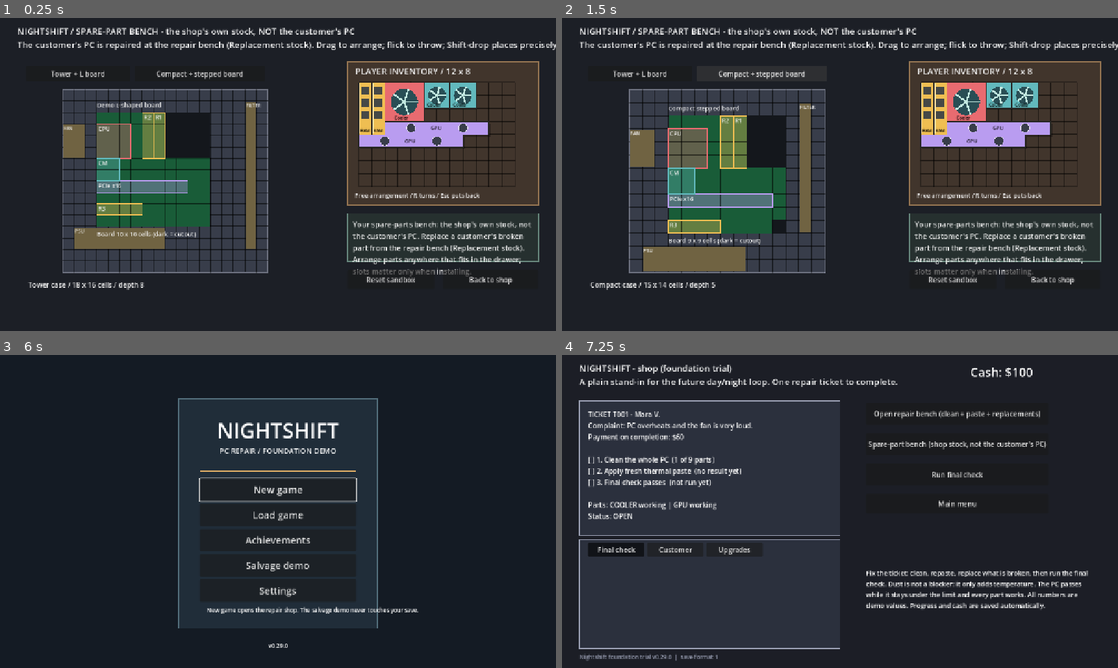
Above: before the commit, frames 1-4 (two rows, left to right).
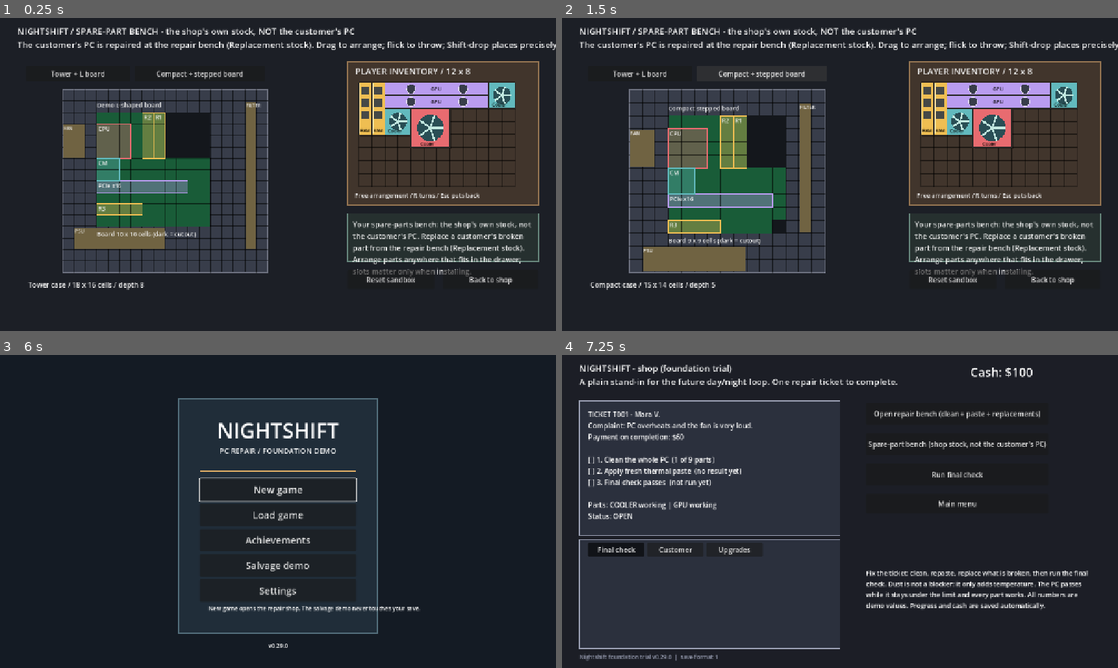
Above: after the commit, the same moments.

Repository: 123rearearcode/nighshift_real
Game: Godot game, scene res://scenes/main.tscn
The game is run twice, just before and just after one commit, with the same random seed, the same clock (stepped at 60 frames per second) and the same inputs. This scene is started directly instead of the project's main scene.
Inputs:
- Up to frame 1 (0.25 s): no input
- Up to frame 2 (1.5 s): click "Tower + L board" at 0.5 s; click "Compact + stepped board" at 1.25 s
- Up to frame 3 (6 s): click "Tower + L board" at 2 s; click "Compact + stepped board" at 2.75 s; click "Tower + L board" at 3.5 s; click "Compact + stepped board" at 4.25 s; click "Back to shop" at 5 s; click "Main menu" at 5.75 s
- Up to frame 4 (7.25 s): click "Load game" at 6.5 s

The runs differ from the first frame. In frame 1, 3.7% of the frame differs, in the area x 64-93%, y 20-42%; in frame 2, 3.7%; in frame 3, 0.7%; in frame 4, nothing differs.

Commit message:
Fix CI failures: CPU kept on load, drawer packing order, menu label, spawn test
The load validator only accepted ram/gpu/cooler records, so the demo CPU was
dropped on every reload (and old saves never gained one). The CPU now sits
last in the starter list so earlier drawer items keep their cells, the menu
status box has room for two lines, and the cargo-spawn test pins a real
blocker instead of racing gravity.

Co-Authored-By: Claude Sonnet 5.5 <noreply@anthropic.com>
Claude-Session: https://claude.ai/code/session_01RRHyDEgCNWig31UsohEBJ7

Diff:
--- a/scripts/data/layout.gd
+++ b/scripts/data/layout.gd
@@ -35,4 +35,4 @@
 const WORKSHOP_STATUS := Rect2(800, 450, 440, 110)
 
 # Start screen
-const START_CARD := Rect2(410, 100, 460, 528)   # fits five menu buttons and the status line (0.29.0)
+const START_CARD := Rect2(410, 100, 460, 540)   # fits five menu buttons and the status line (0.29.0)
--- a/scripts/state/game_state.gd
+++ b/scripts/state/game_state.gd
@@ -204,11 +204,12 @@
 func _starter_inventory() -> Array:
     return [{"uid":"trial_ram_a","kind":"ram","tier":"similar","owner":"player","condition":"working"},
         {"uid":"trial_ram_b","kind":"ram","tier":"similar","owner":"player","condition":"working"},
-        {"uid":"stock_cpu_demo","kind":"cpu","tier":"similar","owner":"player","condition":"working"},
         {"uid":"trial_gpu","kind":Ids.GPU,"tier":"similar","owner":"player","condition":"working"},
         {"uid":"stock_gpu_budget","kind":Ids.GPU,"tier":"budget","owner":"player","condition":"working"},
         {"uid":"stock_cooler_similar","kind":Ids.COOLER,"tier":"similar","owner":"player","condition":"working"},
-        {"uid":"stock_cooler_budget","kind":Ids.COOLER,"tier":"budget","owner":"player","condition":"working"}]
+        {"uid":"stock_cooler_budget","kind":Ids.COOLER,"tier":"budget","owner":"player","condition":"working"},
+        # Last on purpose: the drawer packs in list order, and everything before keeps its cells.
+        {"uid":"stock_cpu_demo","kind":"cpu","tier":"similar","owner":"player","condition":"working"}]
 
 func inventory_components() -> Array:
     var stock: Array = []
@@ -439,10 +440,13 @@
             var uid: String = str(record.get("uid",""))
             var kind: String = str(record.get("kind",""))
             var tier: String = str(record.get("tier",""))
-            if uid == "" or seen_stock.has(uid) or not kind in ["ram", Ids.GPU, Ids.COOLER] or not tier in ["similar","budget"]: continue
+            if uid == "" or seen_stock.has(uid) or not kind in ["ram", "cpu", Ids.GPU, Ids.COOLER] or not tier in ["similar","budget"]: continue
             if str(record.get("owner","player")) != "player" or str(record.get("condition","working")) != "working": continue
             player_inventory.append({"uid":uid,"kind":kind,"tier":tier,"owner":"player","condition":"working"})
             seen_stock[uid] = true
+    # Saves from before the CPU existed gain the demo CPU once (D111); later loads keep it.
+    if raw_stock is Array and not seen_stock.has("stock_cpu_demo"):
+        player_inventory.append({"uid":"stock_cpu_demo","kind":"cpu","tier":"similar","owner":"player","condition":"working"})
     var saved_layout: Variant = data.get("inventory_layout",{})
     inventory_layout = saved_layout if saved_layout is Dictionary else {}
     var saved_up: Variant = data.get("upgrades", {})
--- a/scripts/view/start_view.gd
+++ b/scripts/view/start_view.gd
@@ -22,7 +22,7 @@
     _button("Achievements", 400, _on_achievements)
     _button("Salvage demo", 458, _on_salvage)
     _button("Settings", 516, _on_settings)
-    status_label = _label("New game opens the repair shop. The salvage demo never touches your save.", Vector2(420, 578), Vector2(440, 42), 13)
+    status_label = _label("New game opens the repair shop. The salvage demo never touches your save.", Vector2(424, 574), Vector2(432, 56), 13)
     _label("v%s" % GameState.game_version(), Vector2(440, 660), Vector2(400, 24), 13)
     replace_dialog = ConfirmationDialog.new()
     replace_dialog.title = "Start a new game?"
--- a/tools/test_salvage_physics.gd
+++ b/tools/test_salvage_physics.gd
@@ -145,12 +145,20 @@
     s.grids[s.car].place("packed","gpu",Vector2i(0,0),0)
     w.sync(s,pointer)
     await ticks(w,s,40)
-    var staged_at: Vector2 = w.bodies["staged"].position
+    # Pin the staged find on the old fixed spawn point so the probe has something real to avoid.
+    var blocker: Node2D = w.bodies["staged"]
+    blocker.freeze = true
+    blocker.linear_velocity = Vector2.ZERO
+    blocker.global_position = Vector2(780,200)
+    s.pile.objects["staged"]["center"] = Vector2(780,200)
+    await physics_frame
     check(s.start_effort("packed","grab"),"grip the packed find to bring it back out")
-    await ticks(w,s,30)
+    w.sync(s,pointer)
     check(s.held == "packed" and w.bodies.has("packed"),"the cargo body re-enters the world")
-    check(w.bodies["staged"].position.distance_to(staged_at) < 12.0,
-        "re-entry does not materialise inside the staged find and knock it away")
+    var packed_rect := Rect2(w.bodies["packed"].position - Vector2(39,13), Vector2(78,26))
+    var blocker_rect := Rect2(blocker.position - Vector2(30,30), Vector2(60,60))
+    check(not packed_rect.intersects(blocker_rect),
+        "re-entry does not materialise inside the staged find (free-space spawn probe)")
     s.cancel_hand()
     w.sync(s,pointer)
     w.free()
